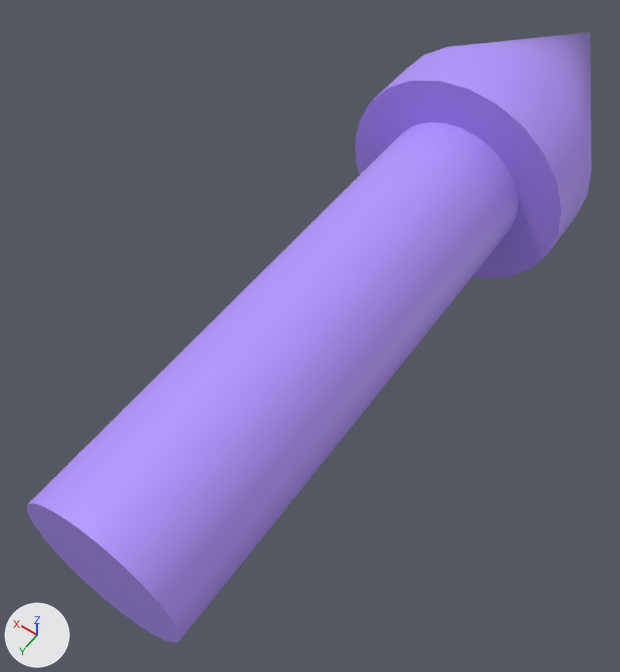
One commit to the FBX model SM64 ROM Manager/bin/Debug/Data/Area Editor/Models/Direction Arrow.fbx: the scene before it, then after it.
Camera for both pictures: a camera (50 mm lens) standing at (-0.0079, 0.0034, 0.0177) and looking at (0.001, -0.009, -0.0018). The lights are fixed; the arrows at lower left show +X, +Y and +Z. Where no turn or scale is listed for an object, it has been applied to the vertices. Vertices at the same position are counted once.

The older version as bpy lines, for what is in view:
```python
me_mesh = bpy.data.meshes.new('Mesh')
me_mesh.from_pydata(...)  # 97 vertices, 145 faces; spans x -0.0035..0.0035, y -0.025..0.0, z -0.0035..0.0035
me_mesh.materials.append(mat_x)  # purple #b496ff
ob_mesh1 = bpy.data.objects.new('Mesh1', me_mesh)
ob_mesh1.location = (0.0, 0.0, 0.0)
```
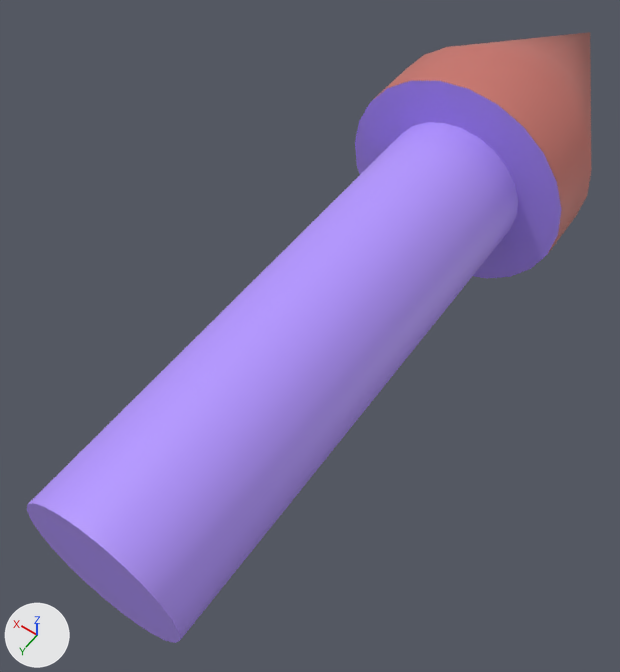
Commit message: update direction arrow

Boxes (x1, y1, x2, y2) around the edits, measured in the pictures (620 x 672 px):
part 1 of me_mesh, recoloured (purple to pink)
    both: (374, 32, 591, 253)

The change, as a list of edits to the scene's bpy script:
```text
Add mat_1:
    mat_1 = principled_material('_1')
    mat_1.base_color = (0.588, 0.176, 0.149)  # pink #ca746c
    mat_1.roughness = 0.553
Change me_mesh:
    where me_mesh.from_pydata(...)  # 97 vertices, 145 faces; spans x -0.0035..0.0035, y -0.025..0.0, z -0.0035..0.0035
    used by ob_mesh1; location = (0.0, 0.0, 0.0)
    me_mesh part 1: all 48 faces centred in x -0.0034..0.0034, y -0.0197..-0.016, z -0.0034..0.0034 switch from mat_x (purple #b496ff) to mat_1 (pink #ca756c)
```
